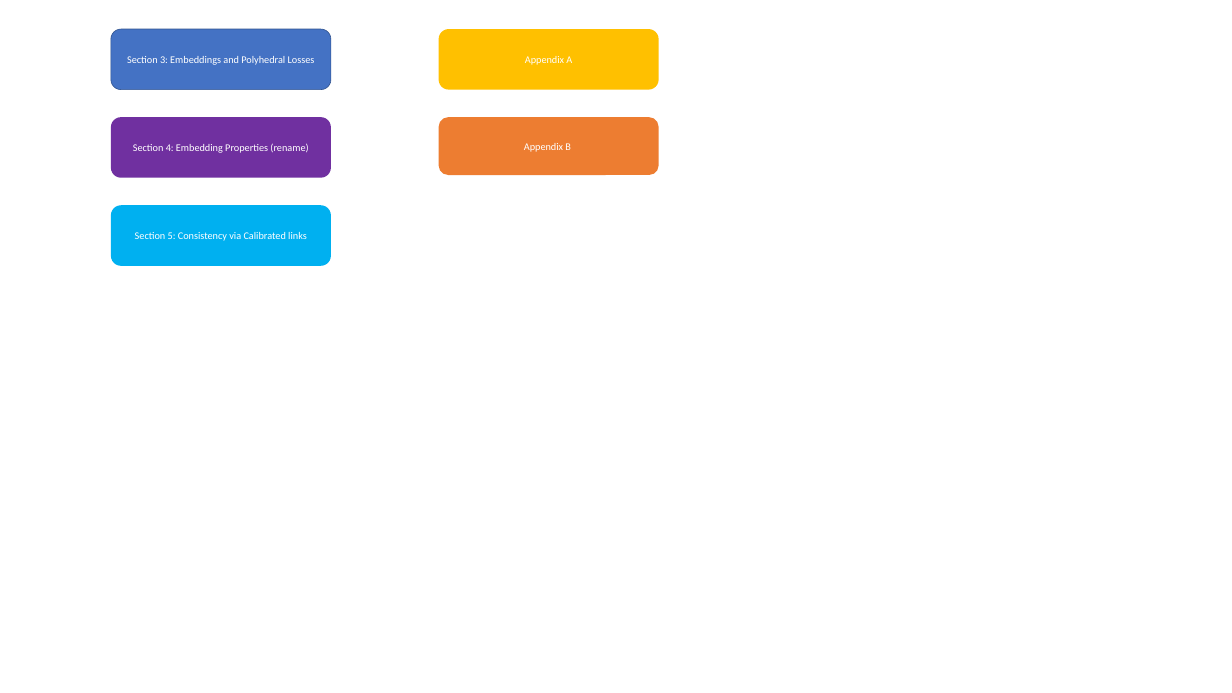
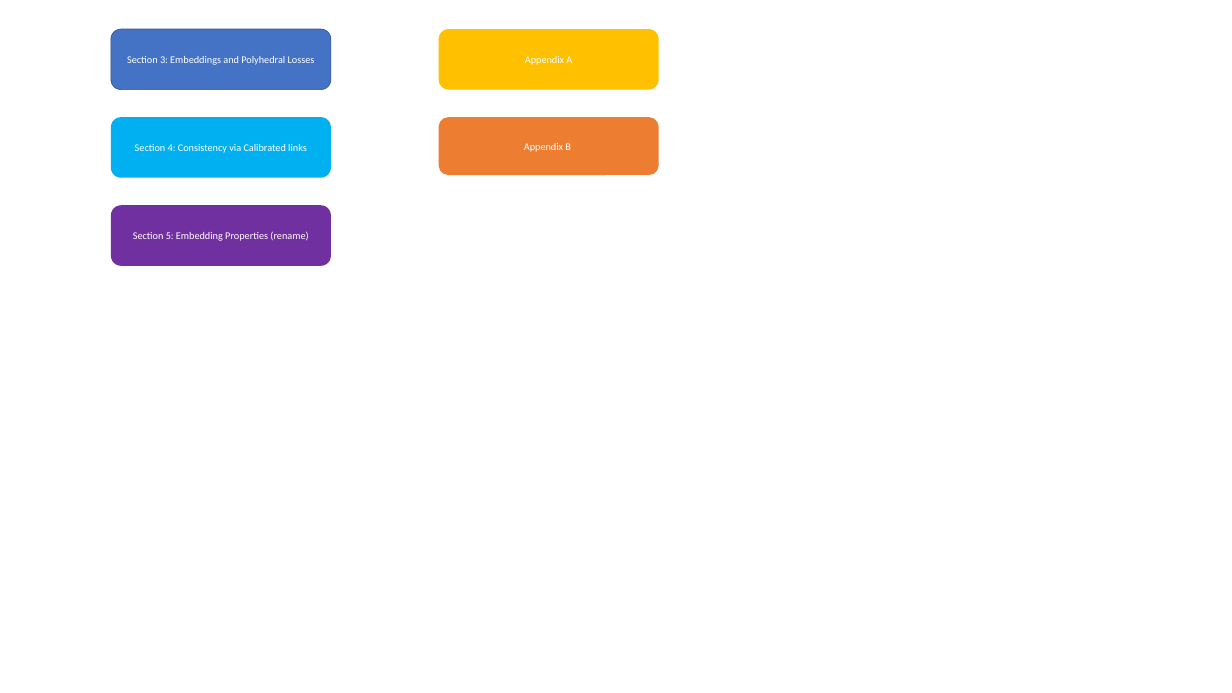
Before and after one commit to jfinocchiaro/cvx-fin, a slide deck: slide 2 of poly-embed-journal/storyboarding/dependency-graph-result.pptx. Drawn at 1232x693 pixels with LibreOffice and Linux fonts; fonts in the diff are those of the drawing. Boxes give left, top, right and bottom in pixels: in the first picture for what was removed or moved away, otherwise in the second. Text is boxed around its words. In the diff, an @@ line names an element or a change of style, - is before the commit and + after.

Commit message:
Re-organizing sections and visiting proof redundancy

```diff
--- a/poly-embed-journal/storyboarding/dependency-graph-result.pptx
+++ b/poly-embed-journal/storyboarding/dependency-graph-result.pptx
@@ rounded rectangle "Section 4: Consistency via Calibrated ...": place and size @@
-rounded rectangle "Section 4: Consistency via Calibrated ..." at [111,205,331,266]
+rounded rectangle "Section 4: Consistency via Calibrated ..." at [111,117,331,178]
@@ text in rounded rectangle at [135,144,307,153]: text changed @@
-Section 5: Consistency via Calibrated links
+Section 4: Consistency via Calibrated links
@@ rounded rectangle "Section 5: Embedding Properties (rename)": place and size @@
-rounded rectangle "Section 5: Embedding Properties (rename)" at [111,117,331,178]
+rounded rectangle "Section 5: Embedding Properties (rename)" at [111,205,331,266]
@@ text in rounded rectangle at [133,231,308,241]: text changed @@
-Section 4: Embedding Properties (rename)
+Section 5: Embedding Properties (rename)
```
Also in this commit, not shown: 1 other slide changed, 2 other files.
